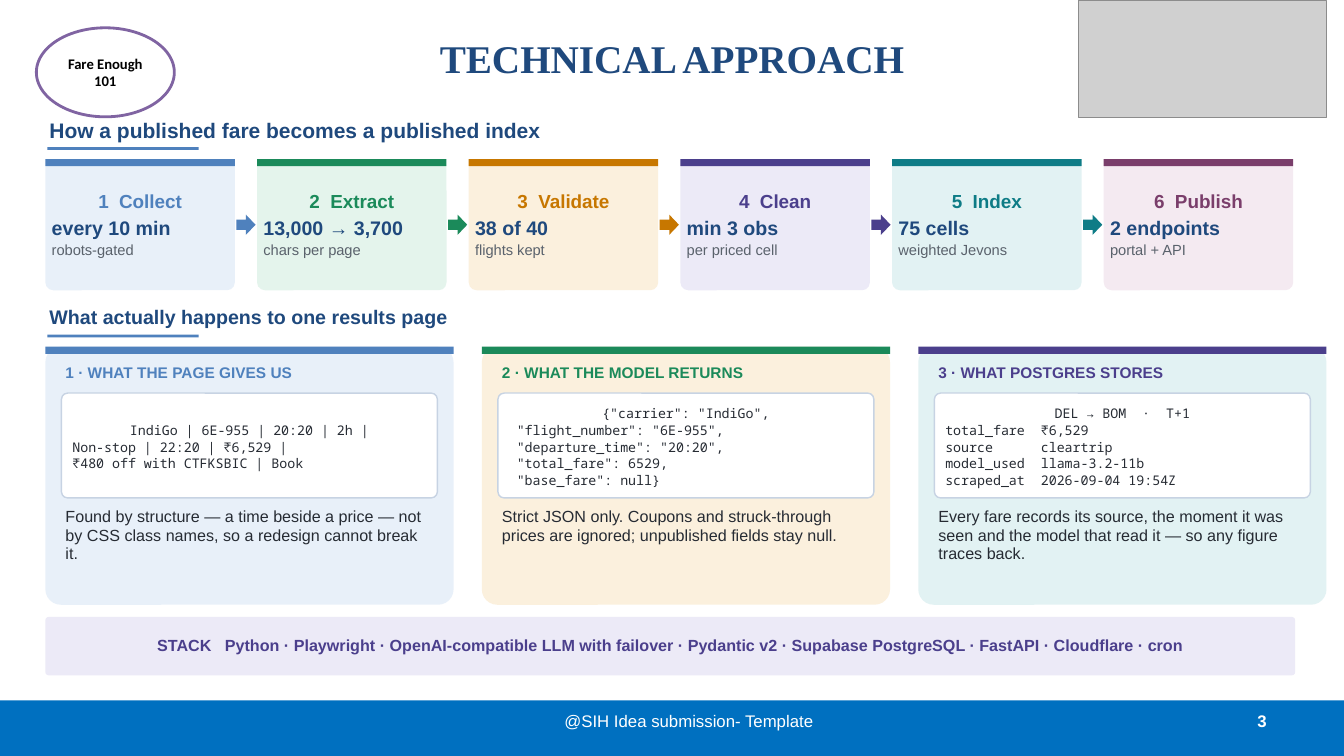
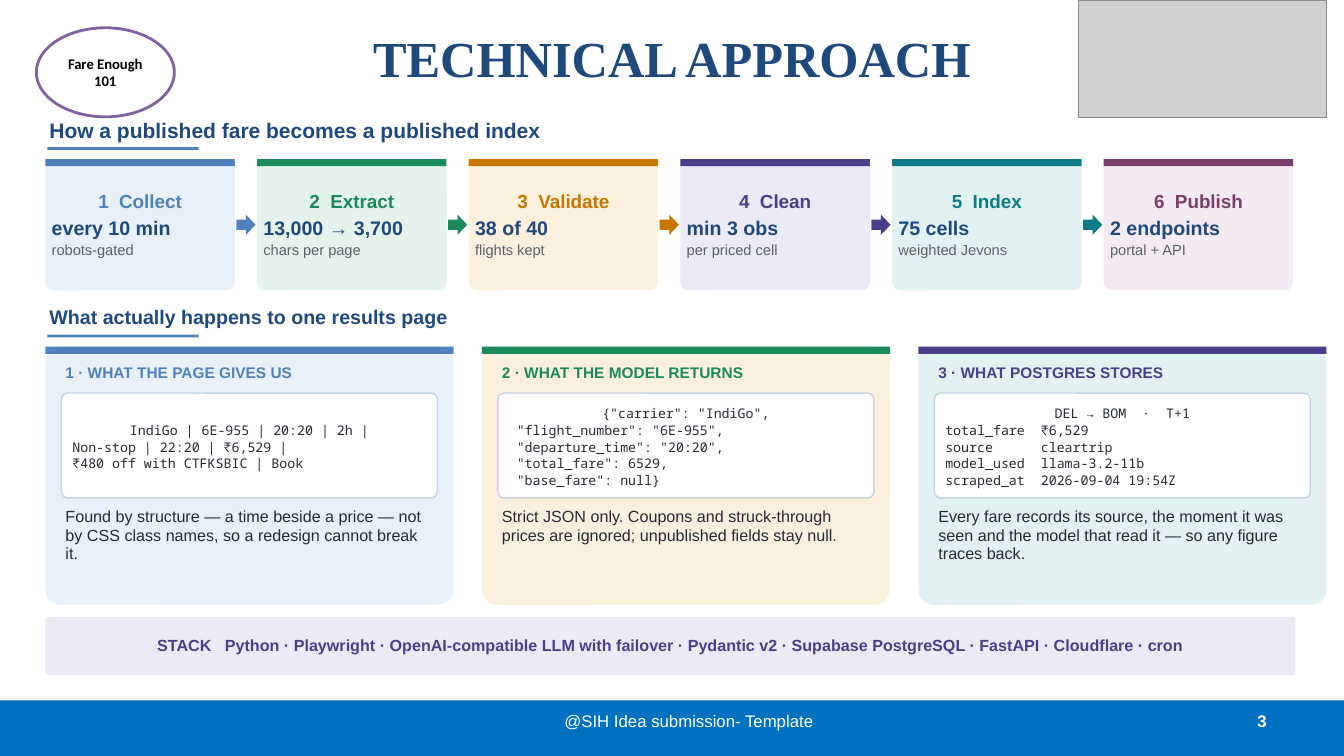
Before and after one commit to BradCage-afk/sih-2026-airfare-index, a slide deck: slide 3 of SIH26056-Idea-Presentation.pptx. Drawn at 1344x756 pixels with LibreOffice and Linux fonts; fonts in the diff are those of the drawing; grey boxes stand for pictures. Boxes give left, top, right and bottom in pixels: in the first picture for what was removed or moved away, otherwise in the second. Text is boxed around its words. In the diff, an @@ line names an element or a change of style, - is before the commit and + after.

```diff
--- a/SIH26056-Idea-Presentation.pptx
+++ b/SIH26056-Idea-Presentation.pptx
@@ title "TECHNICAL APPROACH" at [373,43,970,78]: size 28 to 36 pt @@
```
Also in this commit, not shown: 5 other slides changed, 4 other files.
